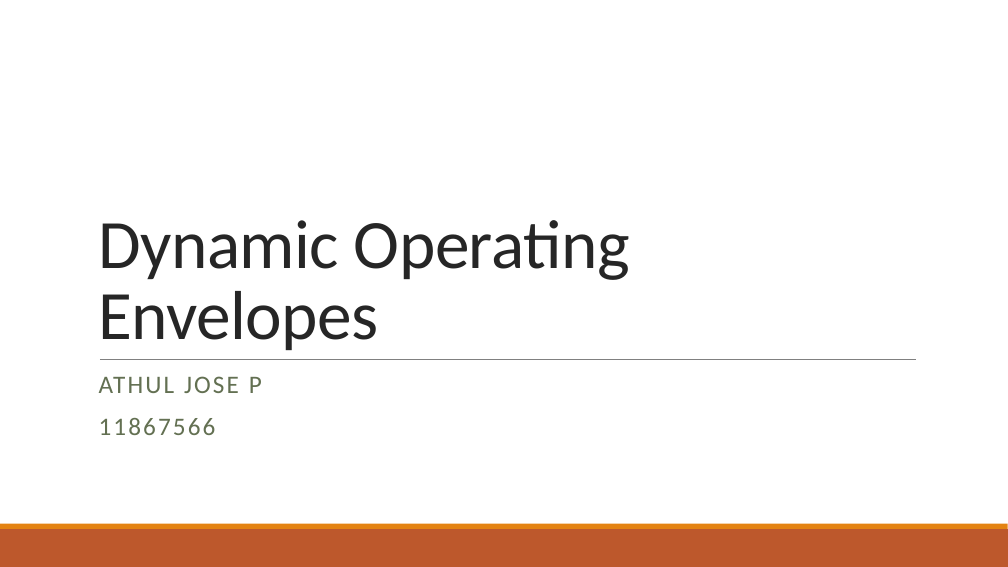
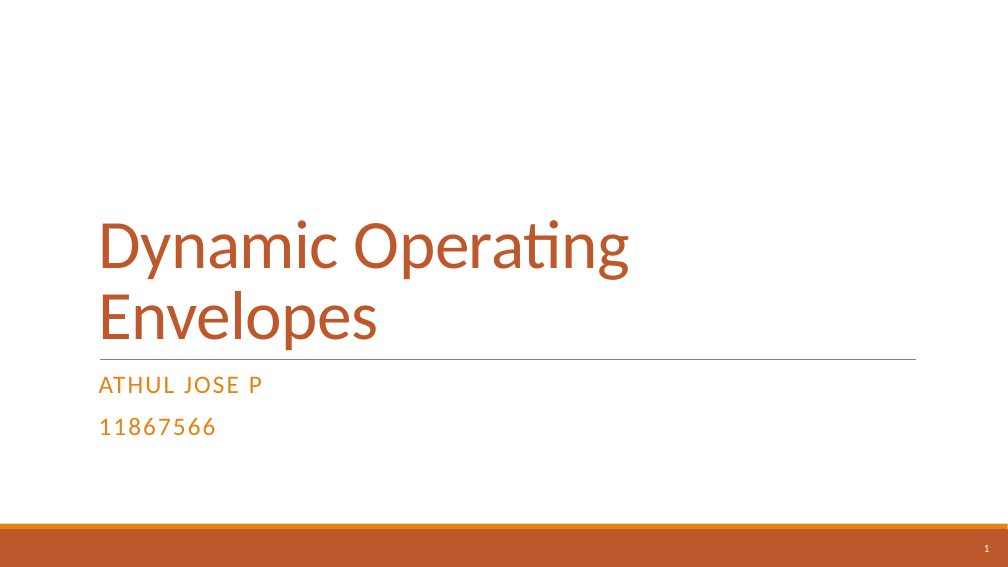
Before and after one commit to athuljosep/Power_System_Analysis, a slide deck: slide 1 of Seminar/Dynamic Operating Envelope.pptx. Drawn at 1008x567 pixels with LibreOffice and Linux fonts; fonts in the diff are those of the drawing. Boxes give left, top, right and bottom in pixels: in the first picture for what was removed or moved away, otherwise in the second. Text is boxed around its words. In the diff, an @@ line names an element or a change of style, - is before the commit and + after.

```diff
--- a/Seminar/Dynamic Operating Envelope.pptx
+++ b/Seminar/Dynamic Operating Envelope.pptx
@@ title "Dynamic Operating Envelopes" at [98, 220, 630, 350]: text colour #262626 to #BD582C @@
@@ subtitle "ATHUL JOSE P" at [99, 376, 262, 435]: text colour #637052 to #E48312 @@
@@ page number added at [984, 545, 990, 552], 10.5 pt, text #FFFFFF @@
+1
```
Also in this commit, not shown: 3 other slides changed, 5 slides added, 2 slides removed.
